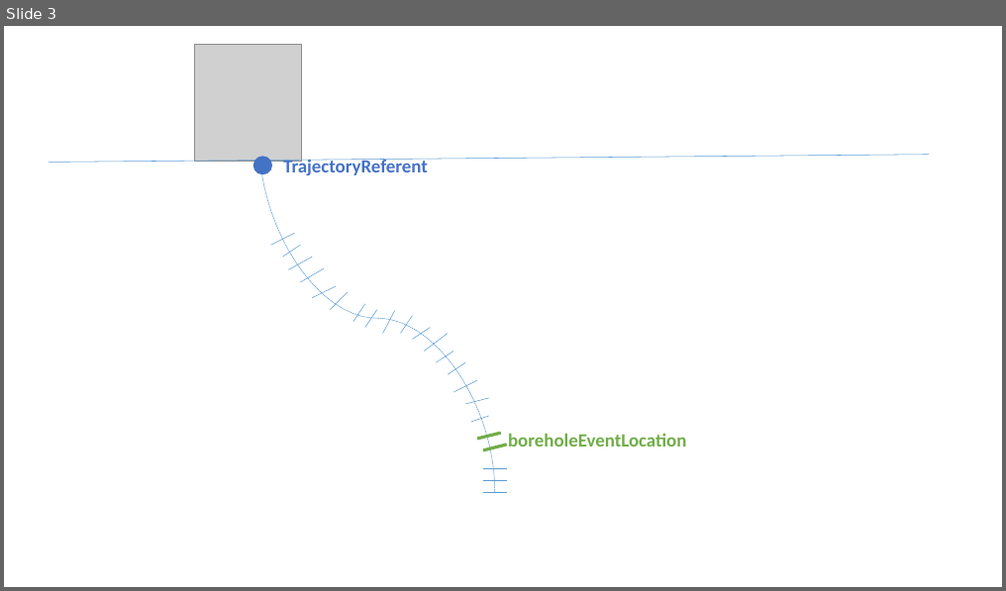
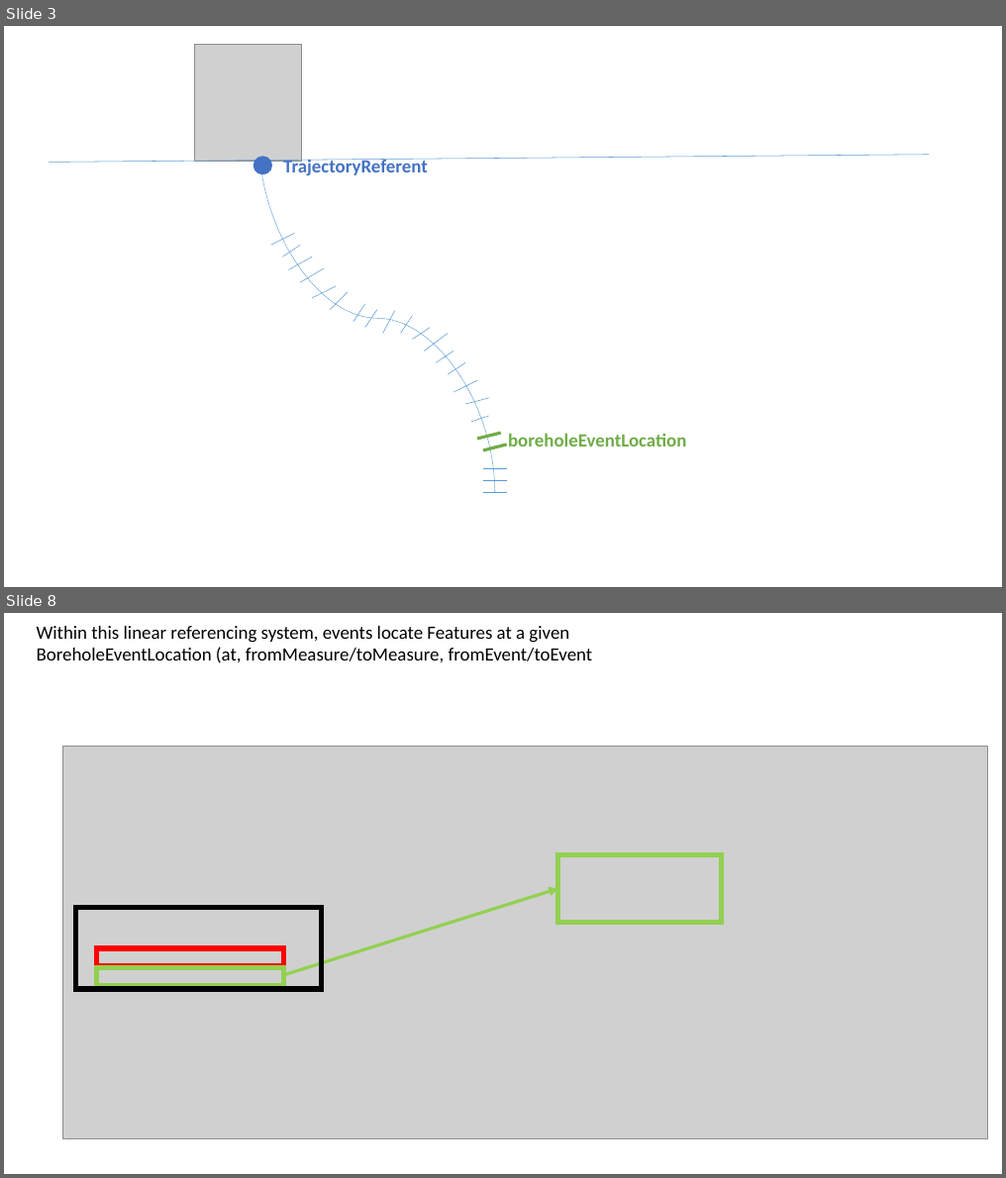
Before and after one commit to opengeospatial/boreholeie, a slide deck: Vocabulary/LinearReferencing.pptx. Shown one above the other, each under a label of ours: slide 3 before the commit, slides 3 and 8 after it; the slides between them are not shown. The pictures are 1006x591 and 1006x1178 pixels, drawn with LibreOffice and Linux fonts; fonts in the diff are those of the drawing; grey boxes stand for pictures. Boxes give left, top, right and bottom in pixels: in the first picture for what was removed or moved away, otherwise in the second. Text is boxed around its words. In the diff, an @@ line names an element or a change of style, - is before the commit and + after.

```diff
--- a/Vocabulary/LinearReferencing.pptx
+++ b/Vocabulary/LinearReferencing.pptx
@@ slide 8 added at [4,613,1002,1174], background #FFFFFF @@
@@ text added at [37,626,593,663], 18 pt, text #000000 @@
+Within this linear referencing system, events locate Features at a given BoreholeEventLocation (at, fromMeasure/toMeasure, fromEvent/toEvent
@@ picture added at [63,747,988,1140] @@
@@ rectangle added at [558,855,721,922], outline #92D050 5 pt @@
@@ rectangle added at [76,908,322,989], outline #000000 5 pt @@
@@ arrow added from (284, 975) to (558, 888), #92D050 3 pt @@
@@ rectangle added at [97,949,284,966], outline #FF0000 5 pt @@
@@ rectangle added at [97,967,284,986], outline #92D050 5 pt @@
```
Also in this commit, not shown: 7 slides changed, 5 other slides added, 2 other files.
